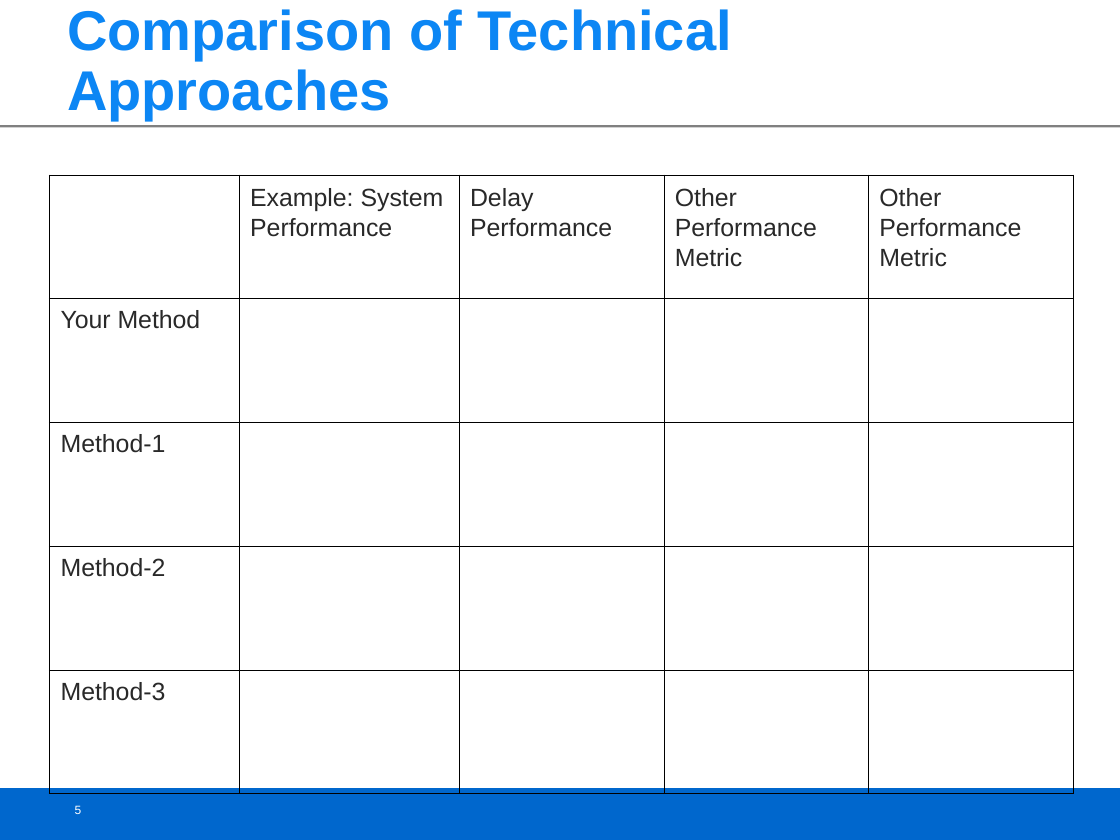
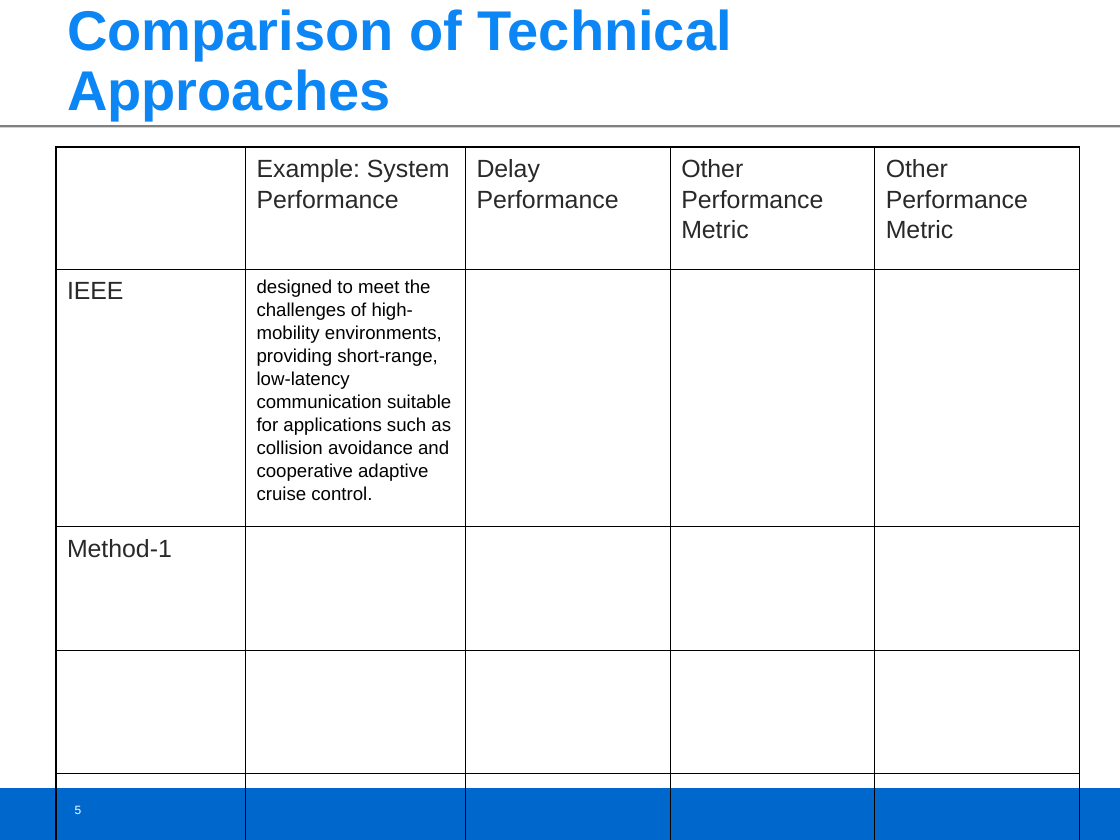
Before and after one commit to dilektayli/capstone-autocare-tubitak2209A, a slide deck: slide 5 of midterm/CapstoneProjectTemplate (1)-1 (1).ppt. Drawn at 1120x840 pixels with LibreOffice and Linux fonts; fonts in the diff are those of the drawing. Boxes give left, top, right and bottom in pixels: in the first picture for what was removed or moved away, otherwise in the second. Text is boxed around its words. In the diff, an @@ line names an element or a change of style, - is before the commit and + after.

```diff
--- a/midterm/CapstoneProjectTemplate (1)-1 (1).ppt
+++ b/midterm/CapstoneProjectTemplate (1)-1 (1).ppt
@@ table at <box>56,147,1080,840</box> @@
-row 2, column 1: Your Method
+row 2, column 1: IEEE
-row 2, column 2: 
+row 2, column 2: designed to meet the challenges of high-mobility environments, providing short-range, low-latency communication suitable for applications such as collision avoidance and cooperative adaptive cruise control.
-row 4, column 1: Method-2
+row 4, column 1: 
-row 5, column 1: Method-3
+row 5, column 1: 
@@ table: place and size @@
-table at <box>49,176,1073,794</box>
+table at <box>56,147,1080,840</box>
```
Also in this commit, not shown: 2 other slides changed, 9 other files.
